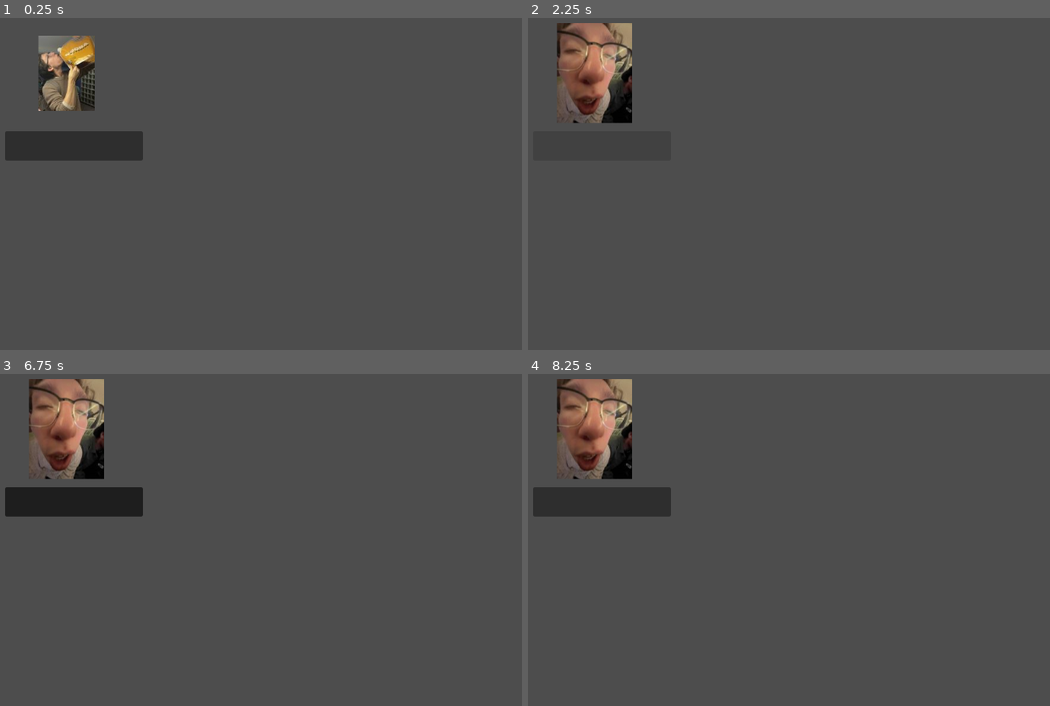
Above: before the commit, frames 1-4 (two rows, left to right).
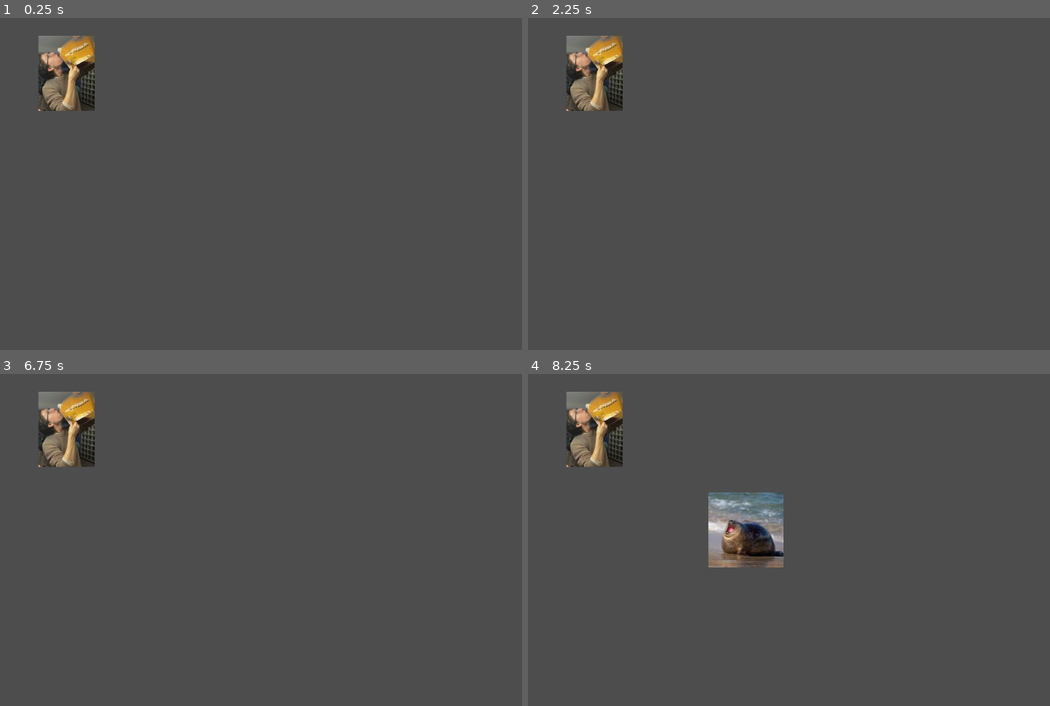
Above: after the commit, the same moments.

Repository: BirdOfAsh/Typeface-tious
Game: Godot game, scene res://Face.tscn
The game is run twice, just before and just after one commit, with the same random seed, the same clock (stepped at 60 frames per second) and the same inputs.
Inputs (mouse positions are in pixels of both pictures, inside the frame that each line leads up to):
- Up to frame 1 (0.25 s): no input
- Up to frame 2 (2.25 s): click (601, 147) at 0.52 s; click (601, 147) at 1.27 s; click (601, 147) at 2.02 s
- Up to frame 3 (6.75 s): tap Enter at 2.75, 4.25, 5.75 s; move the mouse to (448, 536) at 2.77 s; click (448, 536) at 2.92 s; tap Space at 3.5, 5, 6.5 s; drag from (167, 576) to (266, 632) at 3.52 s; move the mouse to (370, 473) at 4.27 s; click (370, 473) at 4.42 s; drag from (266, 632) to (99, 500) at 5.02 s; move the mouse to (501, 613) at 5.77 s; click (501, 613) at 5.92 s; drag from (99, 500) to (198, 463) at 6.52 s
- Up to frame 4 (8.25 s): move the mouse to (862, 556) at 7.27 s; click (862, 556) at 7.42 s; drag from (726, 463) to (695, 576) at 8.02 s

The runs differ from the first frame. In frame 1, 2.3% of the frame differs, in the area x 0-28%, y 34-44%; in frame 2, 3.6%; in frame 3, 6.0%; in frame 4, 9.0%, in the area x 0-49%, y 1-59%.

Commit message:
YAAAAAAAAAAAAY

Diff:
--- a/typeface-tious/Face.tscn
+++ b/typeface-tious/Face.tscn
@@ -3,6 +3,9 @@
 [ext_resource type="Script" uid="uid://b1oensw17oc5x" path="res://Tape-system.gd" id="1_jxonu"]
 [ext_resource type="Texture2D" uid="uid://7xp3jlwl20t3" path="res://IMG_6781.jpg" id="2_1ndie"]
 [ext_resource type="PackedScene" uid="uid://dwah035yomhcs" path="res://tapeeeeeeeee.tscn" id="2_dmtdc"]
+
+[sub_resource type="RectangleShape2D" id="RectangleShape2D_dmtdc"]
+size = Vector2(101, 126.5)
 
 [node name="Face" type="Node2D" unique_id=34774057]
 script = ExtResource("1_jxonu")
@@ -12,19 +15,19 @@
 position = Vector2(177, 106)
 texture = ExtResource("2_1ndie")
 
-[node name="Button" type="Button" parent="." unique_id=1572023040]
-offset_left = 72.0
-offset_top = 205.0
-offset_right = 307.0
-offset_bottom = 255.0
-metadata/_edit_use_anchors_ = true
+[node name="TapeBox" type="Area2D" parent="." unique_id=690560337]
 
-[node name="FaceBox" type="Area2D" parent="." unique_id=690560337]
-
-[node name="CollisionPolygon2D" type="CollisionPolygon2D" parent="FaceBox" unique_id=1519194304]
-position = Vector2(0, 2)
+[node name="CollisionPolygon2D" type="CollisionPolygon2D" parent="TapeBox" unique_id=1519194304]
+position = Vector2(184, 1)
 polygon = PackedVector2Array(127, 39, 221, 42, 226, 169, 124, 172)
 
-[connection signal="pressed" from="Button" to="." method="_on_button_pressed"]
-[connection signal="input_event" from="FaceBox" to="." method="_on_face_box_input_event"]
-[connection signal="mouse_shape_entered" from="FaceBox" to="." method="_on_face_box_mouse_shape_entered"]
+[node name="Facebox" type="Area2D" parent="." unique_id=78310580]
+
+[node name="CollisionShape2D" type="CollisionShape2D" parent="Facebox" unique_id=779764791]
+position = Vector2(177.5, 104.75)
+shape = SubResource("RectangleShape2D_dmtdc")
+
+[connection signal="input_event" from="TapeBox" to="." method="_on_face_box_input_event"]
+[connection signal="mouse_shape_entered" from="TapeBox" to="." method="_on_face_box_mouse_shape_entered"]
+[connection signal="area_entered" from="Facebox" to="." method="_on_facebox_area_entered"]
+[connection signal="area_exited" from="Facebox" to="." method="_on_facebox_area_exited"]
--- a/typeface-tious/Tape-system.gd
+++ b/typeface-tious/Tape-system.gd
@@ -9,11 +9,12 @@
 const Pwhizz2 = preload("uid://bt4py1a77veni")
 
 @onready var sprite_2d: Sprite2D = $Sprite2D
-@onready var button: Button = $Button
-@onready var face: Node2D = $"."
-@onready var face_box: Area2D = $FaceBox
+@onready var tape_box: Area2D = $TapeBox
 var dragging := false
-var tape: Node2D
+var tape:  Area2D
+var tape_over_target = false
+@onready var face: Area2D = $Facebox
+
 
 
 
@@ -21,9 +22,9 @@
 	if tape:
 		if Input.is_mouse_button_pressed(MOUSE_BUTTON_LEFT):
 			tape.global_position = get_global_mouse_position()
-		else:
-			tape.queue_free()
-			tape = null
+
+
+
 
 
 
@@ -31,7 +32,7 @@
 	Heal()
 
 
-var StateNum : int = 0
+var StateNum : int = 1
 
 
 func ChangeStates():
@@ -62,7 +63,27 @@
 
 				tape.global_position = get_global_mouse_position()
 				dragging = true
-			if not event.pressed:
-				tape.queue_free()
+			# Connect signals to detect when tape enters/leaves target
 
-				pass
+		else:
+			# Release
+			dragging = false
+			if tape_over_target:
+				_on_tape_dropped_on_target()
+			tape.queue_free()
+			tape = null
+			tape_over_target = false
+
+
+
+func _on_tape_dropped_on_target():
+	print("Tape dropped on target!")
+
+
+
+func _on_facebox_area_entered(area: Area2D) -> void:
+	pass # Replace with function body.
+
+
+func _on_facebox_area_exited(area: Area2D) -> void:
+	pass # Replace with function body.
--- a/typeface-tious/tapeeeeeeeee.tscn
+++ b/typeface-tious/tapeeeeeeeee.tscn
@@ -2,8 +2,14 @@
 
 [ext_resource type="Texture2D" uid="uid://dc4e0j57sd42n" path="res://B9z81czJt9g-png__700.jpg" id="1_1r8yd"]
 
-[node name="Tape" type="Node2D" unique_id=654909104]
+[sub_resource type="RectangleShape2D" id="RectangleShape2D_4mel8"]
+size = Vector2(123, 122)
 
-[node name="Sprite2D" type="Sprite2D" parent="." unique_id=1108117513]
-position = Vector2(0, 2)
+[node name="Tape" type="Area2D" unique_id=530948033]
+
+[node name="CollisionShape2D" type="CollisionShape2D" parent="." unique_id=1102122756]
+position = Vector2(51.5, 51)
+shape = SubResource("RectangleShape2D_4mel8")
+
+[node name="Sprite2D" type="Sprite2D" parent="CollisionShape2D" unique_id=723497399]
 texture = ExtResource("1_1r8yd")
